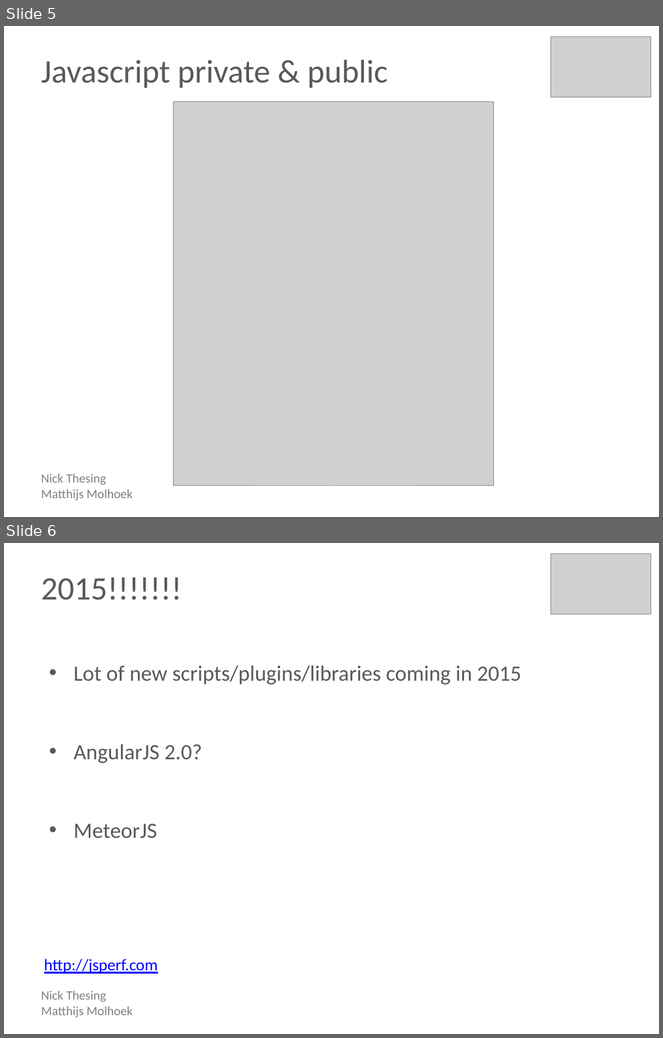
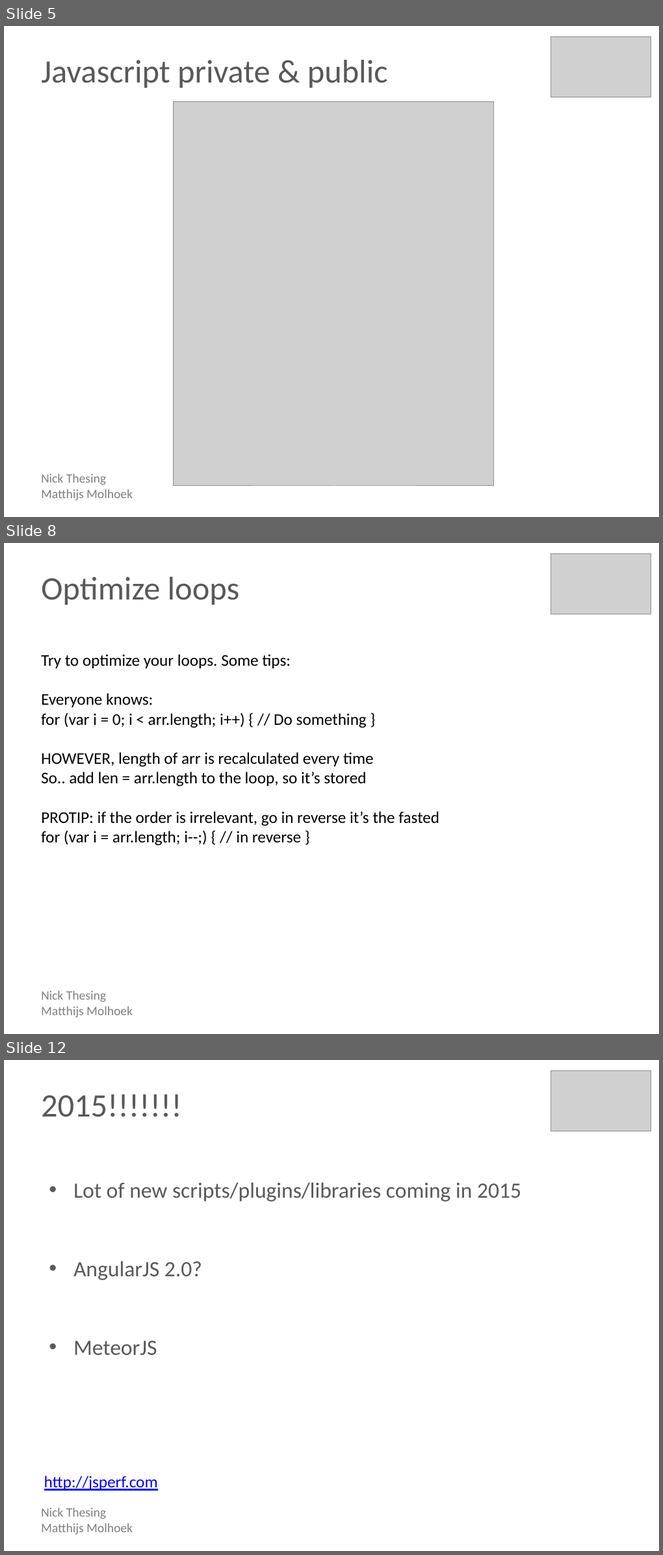
Before and after one commit to nickthesing/Cluster, a slide deck: Javascript-Best-Practices.pptx. Shown one above the other, each under a label of ours: slides 5 and 6 before the commit, slides 5, 8 and 12 after it; the slides between them are not shown. The pictures are 663x1038 and 663x1555 pixels, drawn with LibreOffice and Linux fonts; fonts in the diff are those of the drawing; grey boxes stand for pictures. Boxes give left, top, right and bottom in pixels: in the first picture for what was removed or moved away, otherwise in the second. Text is boxed around its words. In the diff, an @@ line names an element or a change of style, - is before the commit and + after.

```diff
--- a/Javascript-Best-Practices.pptx
+++ b/Javascript-Best-Practices.pptx
@@ slide 8 added at [4, 543, 659, 1034], background #FFFFFF @@
@@ picture added at [551, 554, 651, 615] @@
@@ text added at [41, 577, 240, 605], 36 pt, text #595959 @@
+Optimize loops
@@ text added at [41, 654, 440, 846], 18 pt, text #000000 @@
+Try to optimize your loops. Some tips:
+Everyone knows:
+for (var i = 0; i < arr.length; i++) { // Do something }
+HOWEVER, length of arr is recalculated every time
+So.. add len = arr.length to the loop, so it’s stored
+PROTIP: if the order is irrelevant, go in reverse it’s the fasted
+for (var i = arr.length; i--;) { // in reverse }
@@ text added at [41, 991, 133, 1018], 14 pt, text #7F7F7F @@
+Nick Thesing
+Matthijs Molhoek
@@ what was slide 6 is now slide 12 @@
```
Also in this commit, not shown: 5 other slides added.
